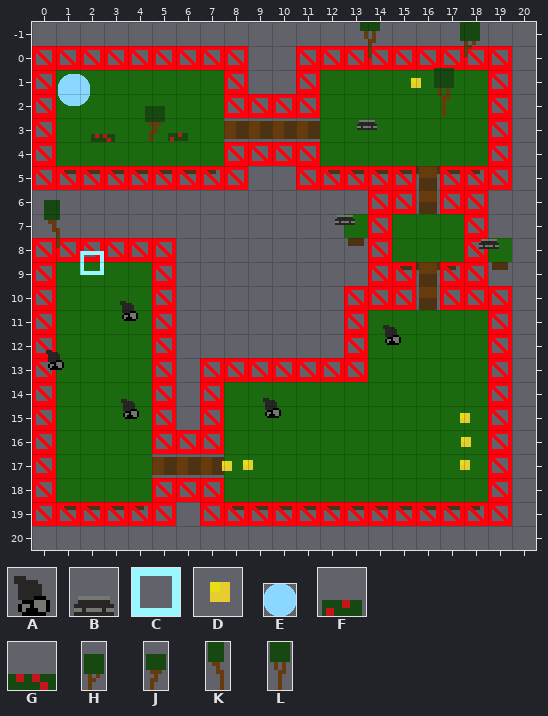
One commit to this Tiled map (JSON): assets/levels/level3.json. The picture above is the old version.
Cells are 24x24 px. Shown: x 0..20, y -1..20.
Key: from "enemy_bomb": A 0; from "enemy_sheet": B 0; from "object_sheet": C 0, D 1; from "player": E 0; from "scenery": F 0 "bush3", G 1 "bush2", H 3 "tree3", J 4 "tree4", K 5 "tree2", L 6 "tree1".
Objects are placed by their top-left corner, in cells (3,4 is the top-left corner of cell 3,4); size is 1x1 cell unless given.
Layers that did not change in this view are not listed.
Objects on layer "objects" before:
H "tree" at 18.2,-0.5 size 1x2
L "tree" at 14.1,-0.5 size 1x2
D "coin" at 17,2
E "player" at 1.6,1.7 size 1.3x1.3
D "coin" at 16,2
L "tree" at 17.2,1.9 size 1x2
B "turret" at 14,3
F "bush" at 6.1,4
G "bush" at 3,4
J "tree" at 5.1,3 size 1x2
B "turret" at 13,7
B "turret" at 19,8
K "tree" at 0.9,7.4 size 1x2
C "goal" at 2.5,9.5
A "bouncer" at 4,11
A "bouncer" at 15,12
A "bouncer" at 1,13
A "bouncer" at 10,15
A "bouncer" at 4.1,15
D "coin" at 18,16
D "coin" at 18,17
D "coin" at 9,18
D "coin" at 18,18
D "coin" at 8.1,18
And afterwards:
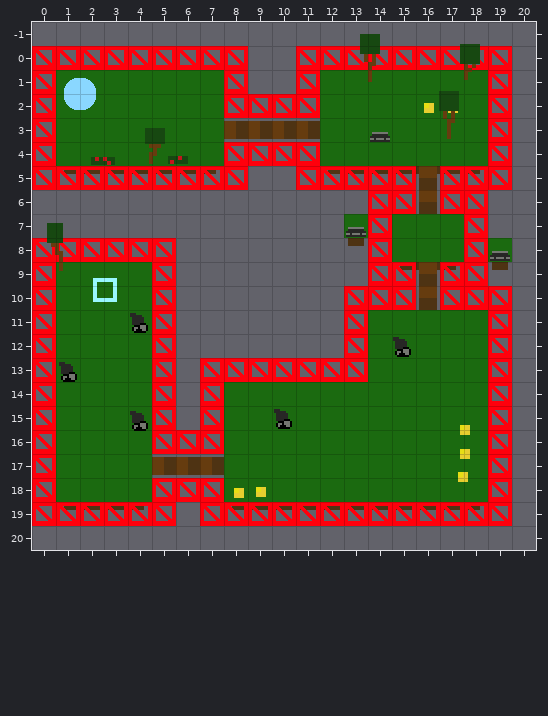
Difference:
Layer "objects":
changed: H "tree" at 18.2,-0.5 size 1x2 -> H "tree" at 18.2,0.4 size 1x2
changed: L "tree" at 14.1,-0.5 size 1x2 -> L "tree" at 14.1,0.5 size 1x2
changed: E "player" at 1.6,1.7 size 1.3x1.3 -> E "player" at 1.8,1.8 size 1.3x1.3
changed: D "coin" at 17,2 -> D "coin" at 17.5,3.1
changed: D "coin" at 16,2 -> D "coin" at 16.5,3.1
changed: B "turret" at 14,3 -> B "turret" at 14.5,3.5
changed: L "tree" at 17.2,1.9 size 1x2 -> L "tree" at 17.4,2.9 size 1x2
changed: F "bush" at 6.1,4 -> F "bush" at 6.1,4.9
changed: J "tree" at 5.1,3 size 1x2 -> J "tree" at 5.1,3.9 size 1x2
changed: G "bush" at 3,4 -> G "bush" at 3,5
changed: B "turret" at 13,7 -> B "turret" at 13.5,7.5
changed: B "turret" at 19,8 -> B "turret" at 19.5,8.5
changed: K "tree" at 0.9,7.4 size 1x2 -> K "tree" at 1,8.4 size 1x2
changed: C "goal" at 2.5,9.5 -> C "goal" at 3,10.7
changed: A "bouncer" at 4,11 -> A "bouncer" at 4.5,11.5
changed: A "bouncer" at 15,12 -> A "bouncer" at 15.4,12.5
changed: A "bouncer" at 1,13 -> A "bouncer" at 1.5,13.5
changed: A "bouncer" at 10,15 -> A "bouncer" at 10.5,15.5
changed: A "bouncer" at 4.1,15 -> A "bouncer" at 4.5,15.5
changed: D "coin" at 18,16 -> D "coin" at 18,16.5
changed: D "coin" at 18,17 -> D "coin" at 18,17.5
changed: D "coin" at 18,18 -> D "coin" at 17.9,18.5
changed: D "coin" at 9,18 -> D "coin" at 9.5,19.1
changed: D "coin" at 8.1,18 -> D "coin" at 8.6,19.1
